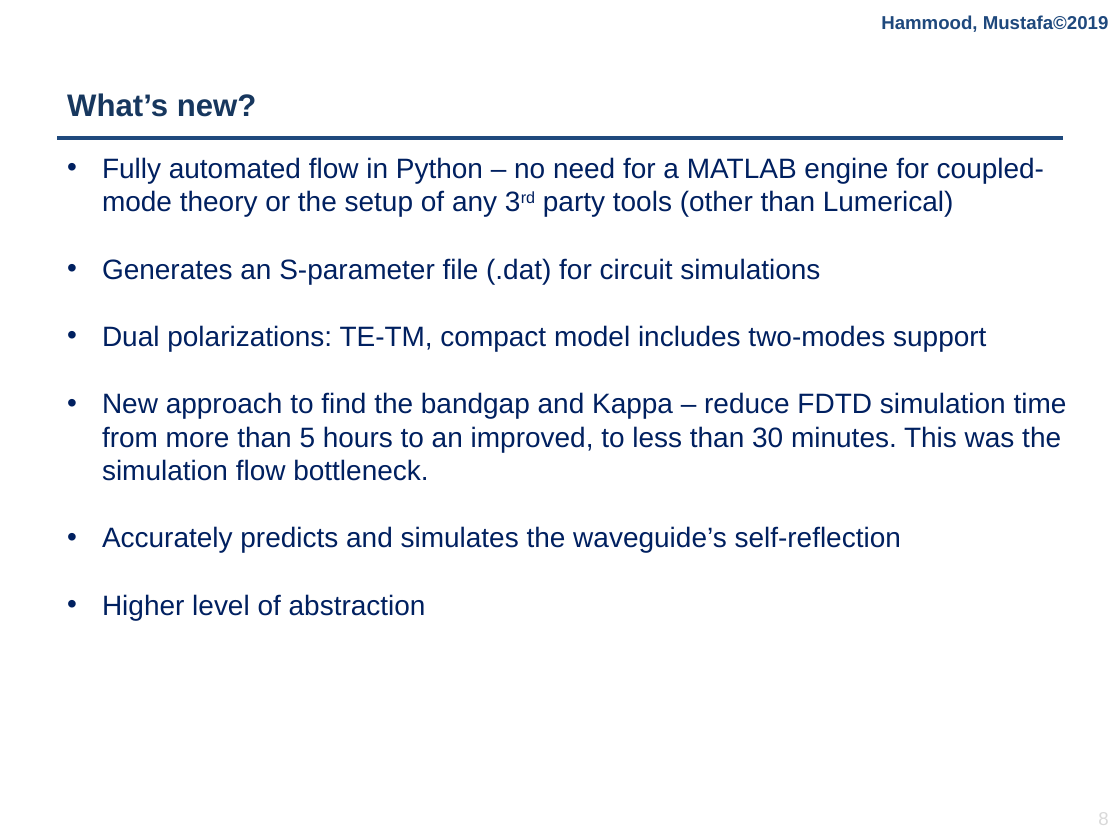
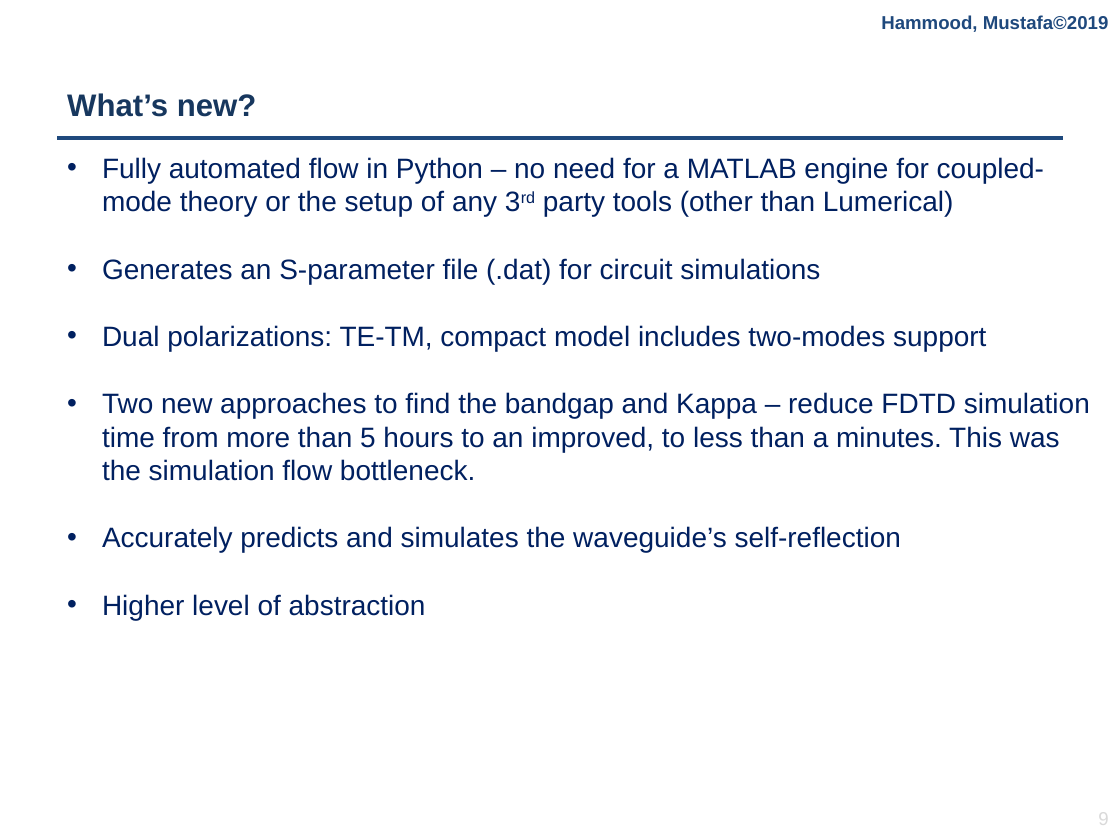
Before and after one commit to mustafacc/SiEPIC_Photonics_Package, a slide deck: slide 9 of SiEPIC_Photonics_Package/solvers_simulators/contraDC/Documentation/contraDC_Simulator.pptx (slide 8 before the commit). Drawn at 1120x840 pixels with LibreOffice and Linux fonts; fonts in the diff are those of the drawing; background and template pictures are left out. Boxes give left, top, right and bottom in pixels: in the first picture for what was removed or moved away, otherwise in the second. Text is boxed around its words. In the diff, an @@ line names an element or a change of style, - is before the commit and + after.

Commit message:
solvers: contraDC: added method to find kappa via EME analysis

```diff
--- a/SiEPIC_Photonics_Package/solvers_simulators/contraDC/Documentation/contraDC_Simulator.pptx
+++ b/SiEPIC_Photonics_Package/solvers_simulators/contraDC/Documentation/contraDC_Simulator.pptx
@@ text at bbox=[102, 392, 1090, 481]: text changed @@
-• New approach to find the bandgap and Kappa – reduce FDTD simulation time from more than 5 hours to an improved, to less than 30 minutes. This was the simulation flow bottleneck.
+• Two new approaches to find the bandgap and Kappa – reduce FDTD simulation time from more than 5 hours to an improved, to less than a minutes. This was the simulation flow bottleneck.
```
Also in this commit, not shown: 3 other slides changed, 1 slide added, 11 other files.
